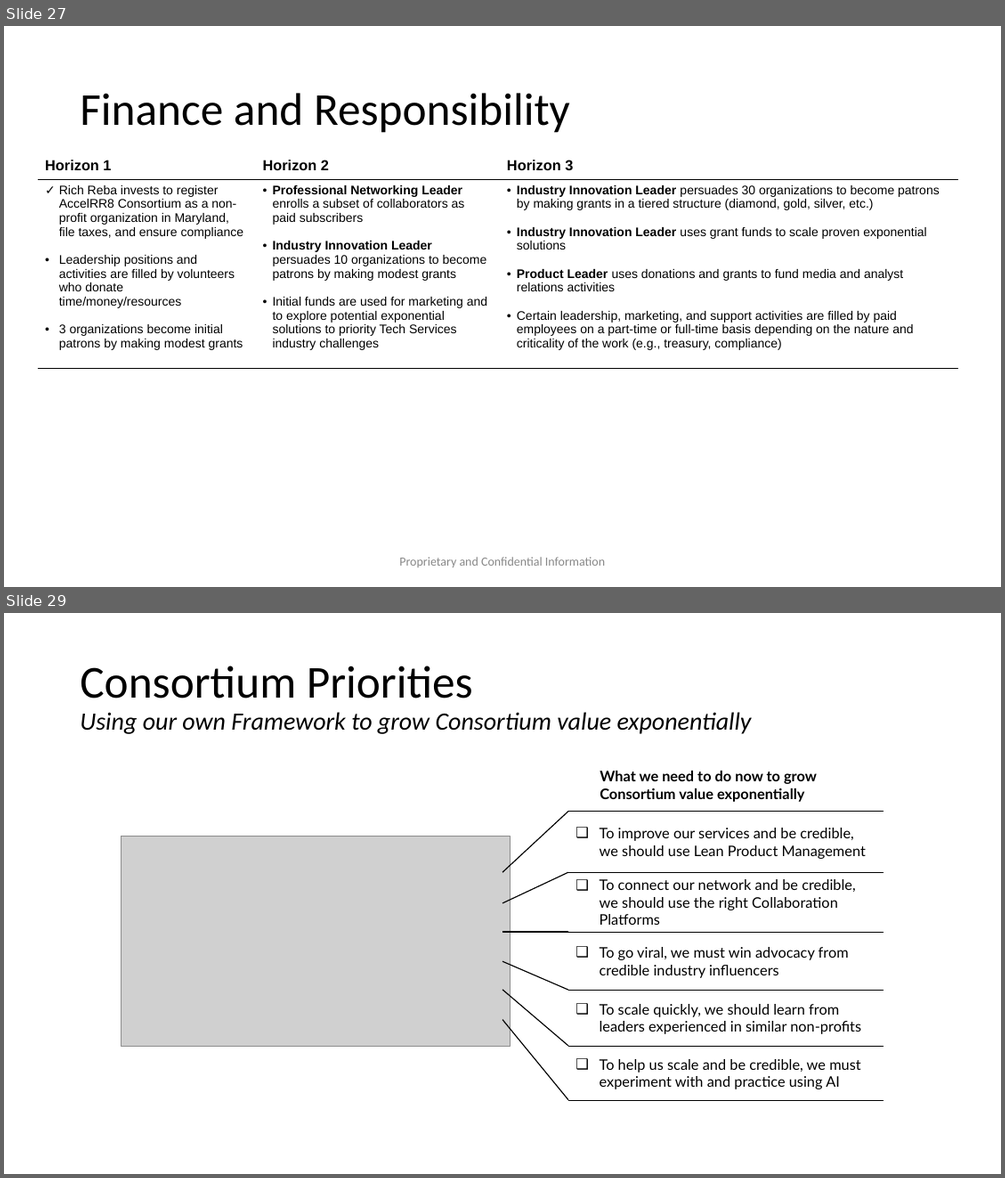
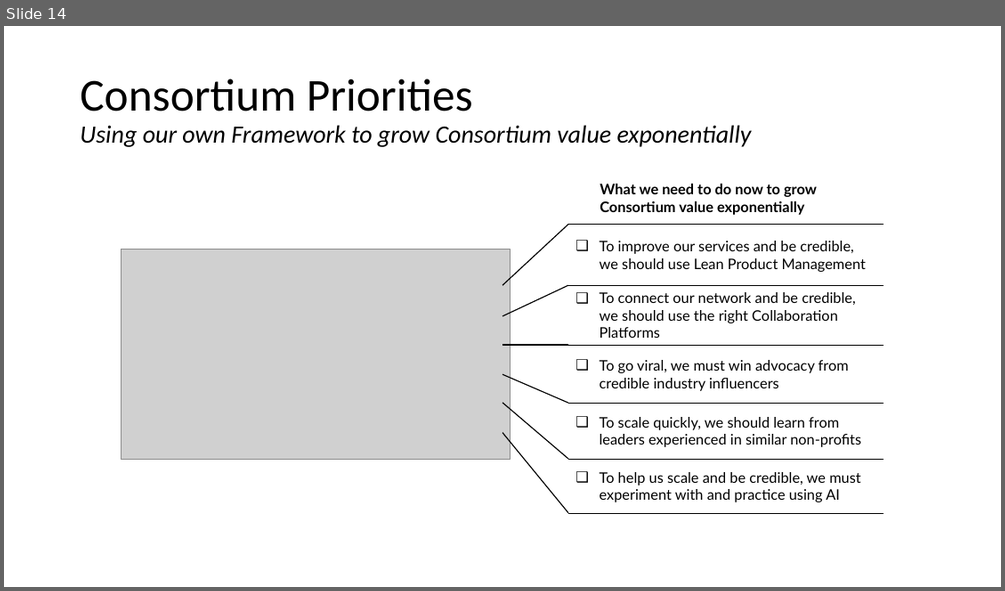
Before and after one commit to AccelRR8-Consortium-NonProfit/Management-Public, a slide deck: docs/1_Integration/1b_Strategy/AccelRR8 Consortium Non-Profit Organization Strategy.pptx. Shown one above the other, each under a label of ours: slides 27 and 29 before the commit, slide 14 after it; the slides between them are not shown. The pictures are 1005x1178 and 1005x591 pixels, drawn with LibreOffice and Linux fonts; fonts in the diff are those of the drawing; grey boxes stand for pictures; background and template pictures are left out. Boxes give left, top, right and bottom in pixels: in the first picture for what was removed or moved away, otherwise in the second. Text is boxed around its words. In the diff, an @@ line names an element or a change of style, - is before the commit and + after.

```diff
--- a/docs/1_Integration/1b_Strategy/AccelRR8 Consortium Non-Profit Organization Strategy.pptx
+++ b/docs/1_Integration/1b_Strategy/AccelRR8 Consortium Non-Profit Organization Strategy.pptx
@@ slide 27 removed at <box>4,26,1001,587</box>, background #FFFFFF @@
@@ title removed at <box>80,93,570,133</box> @@
-Finance and Responsibility
@@ table removed at <box>38,154,959,382</box>, 2 rows, 3 columns @@
-Horizon 1 | Horizon 2 | Horizon 3
-Rich Reba invests to register AccelRR8 Consortium as a non-profit organization in Maryland, file taxes, and ensure compliance / Leadership positions and activities are filled by volunteers who donate time/money/resources / 3 organizations become initial patrons by making modest grants | Professional Networking Leader enrolls a subset of collaborators as paid subscribers / Industry Innovation Leader persuades 10 organizations to become patrons by making modest grants / Initial funds are used for marketing and to explore potential exponential solutions to priority Tech Services industry challenges | Industry Innovation Leader persuades 30 organizations to become patrons by making grants in a tiered structure (diamond, gold, silver, etc.) / Industry Innovation Leader uses grant funds to scale proven exponential solutions / Product Leader uses donations and grants to fund media and analyst relations activities / Certain leadership, marketing, and support activities are filled by paid employees on a part-time or full-time basis depending on the nature and criticality of the work (e.g., treasury, compliance)
@@ text removed at <box>399,556,605,567</box> @@
-Proprietary and Confidential Information
@@ what was slide 29 is now slide 14 @@
```
Also in this commit, not shown: 21 slides changed, 7 other slides removed, 35 other files.
